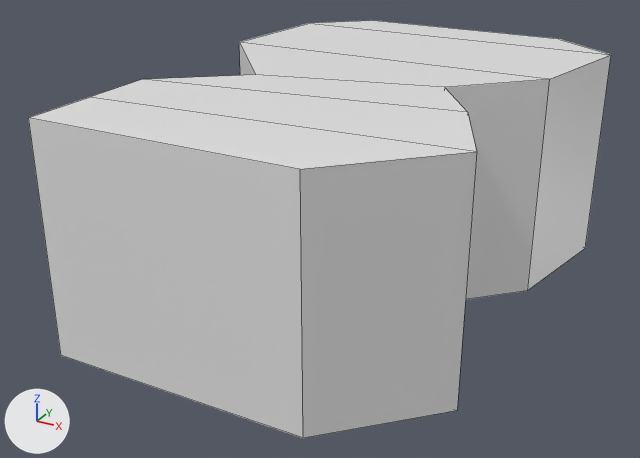
The Blender file Assets/Art/Items/Meat/meat.blend: old version first, new version second.
The view is the same before and after, from a camera (50 mm lens) standing at (0.484, -0.442, 0.384) and looking at (0.131, 0.199, 0.064). The lights are fixed; the arrows at lower left show +X, +Y and +Z. Mesh edges are drawn as thin lines.

The older version as bpy lines, for what is in view:
```python
me_cube = bpy.data.meshes.new('Cube')
me_cube.from_pydata(...)  # 28 vertices, 26 faces; spans x -0.012..0.324, y 0.0..0.461, z 0.0..0.2
me_cube.materials.append(mat_material)  # white #e7e7e7
ob_cube = bpy.data.objects.new('Cube', me_cube)
ob_cube.location = (0.0, 0.0, 0.0)
```
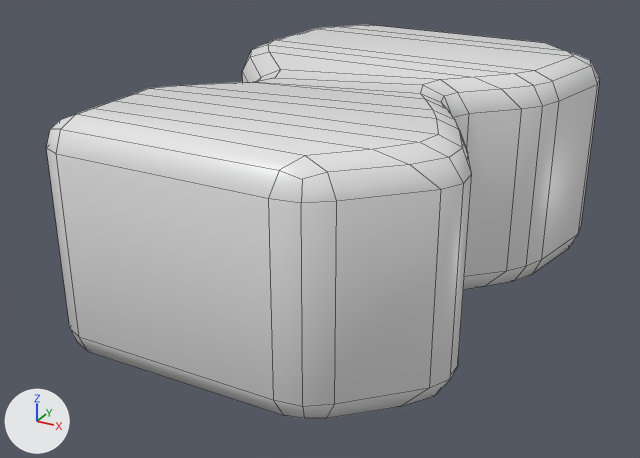
Patch to the scene script:
```diff
--- a/Assets/Art/Items/Meat/meat.blend.py
+++ b/Assets/Art/Items/Meat/meat.blend.py
@@ me_cube @@
 me_cube.from_pydata(...)  # 28 vertices, 26 faces; spans x -0.012..0.324, y 0.0..0.461, z 0.0..0.2
 # used by ob_cube; location = (0.0, 0.0, 0.0)
+# me_cube part 1: all faces are now shaded smooth (26 of 26 changed)
 me_cube.materials.append(mat_material)
@@ ob_cube @@
 ob_cube.location = (0.0, 0.0, 0.0)
+_m = ob_cube.modifiers.new('Bevel', 'BEVEL')
+_m.segments = 2
+_m.limit_method = 'NONE'
```

Location of each change, [x1, y1, x2, y2] in pixels of the pictures (640 x 458 px):
'Cube', shading changed, modifiers changed
    before: [28, 20, 611, 438]
    after: [46, 25, 600, 419]
